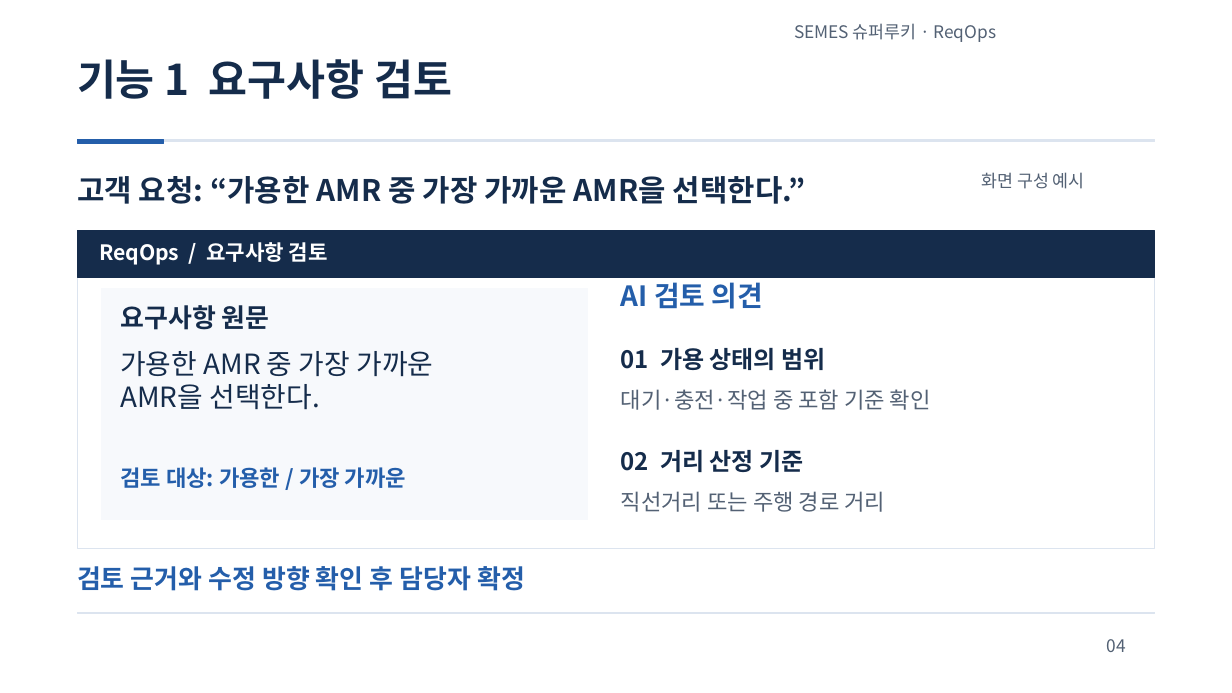
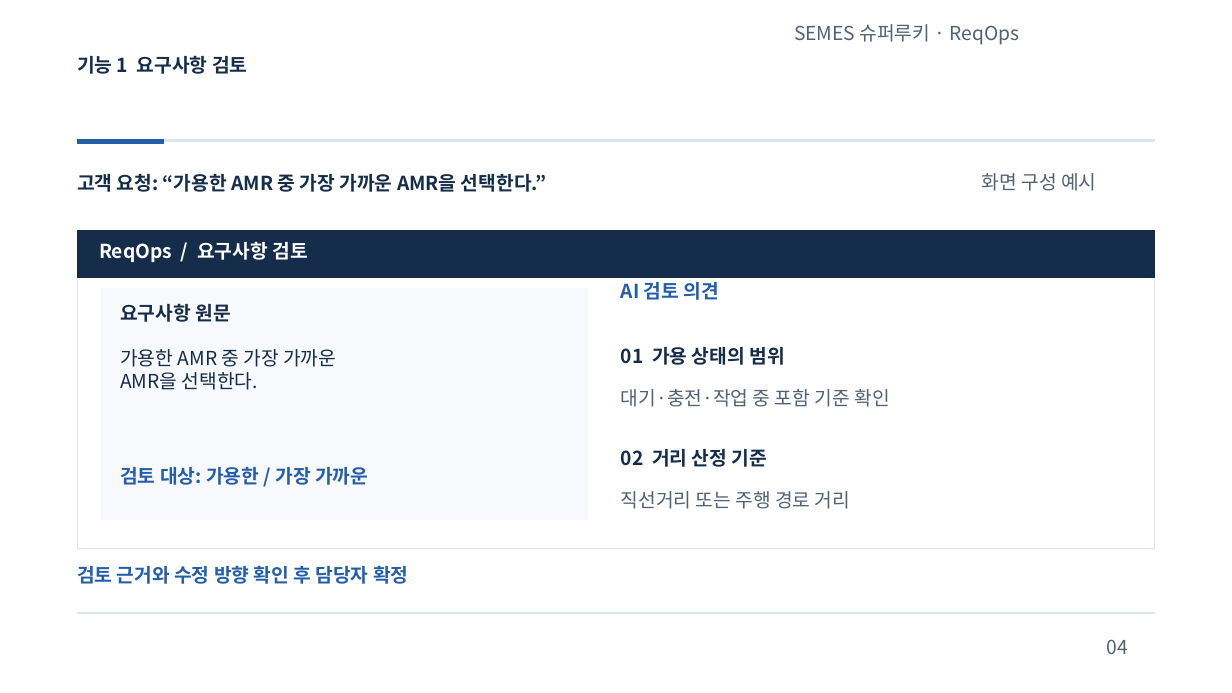
Before and after one commit to jihunhan98/semes-superrookie, a slide deck: slide 4 of docs/presentations/ReqOps_SuperRookie.pptx. Drawn at 1232x693 pixels with LibreOffice and Linux fonts; fonts in the diff are those of the drawing. Boxes give left, top, right and bottom in pixels: in the first picture for what was removed or moved away, otherwise in the second. Text is boxed around its words. In the diff, an @@ line names an element or a change of style, - is before the commit and + after.

```diff
--- a/docs/presentations/ReqOps_SuperRookie.pptx
+++ b/docs/presentations/ReqOps_SuperRookie.pptx
@@ text "기능 1 요구사항 검토" at bbox=[77, 55, 247, 74]: size 33 to 15 pt @@
@@ text "고객 요청: “가용한 AMR 중 ..." at bbox=[77, 174, 546, 192]: size 23.2 to 15 pt @@
@@ size 13.5 to 15 pt in 3 elements at bbox=[794, 24, 1020, 45], bbox=[1107, 639, 1128, 654], bbox=[982, 173, 1096, 191] @@
@@ text "ReqOps / 요구사항 검토" at bbox=[99, 241, 307, 262]: size 16.5 to 15 pt @@
@@ text "AI 검토 의견" at bbox=[621, 282, 719, 300]: size 21.8 to 15 pt @@
@@ text "요구사항 원문" at bbox=[120, 303, 230, 322]: size 20.2 to 15 pt @@
@@ text "가용한 AMR 중 가장 가까운" at bbox=[120, 349, 336, 390]: size 21.8 to 15 pt @@
@@ text "01 가용 상태의 범위" at bbox=[621, 347, 784, 365]: size 18.8 to 15 pt @@
@@ text "02 거리 산정 기준" at bbox=[621, 449, 767, 467]: size 18.8 to 15 pt @@
@@ size 17.2 to 15 pt in 3 elements at bbox=[120, 467, 368, 485], bbox=[621, 389, 889, 407], bbox=[621, 491, 850, 509] @@
@@ text "검토 근거와 수정 방향 확인 ..." at bbox=[77, 565, 408, 584]: size 20.2 to 15 pt @@
```
Also in this commit, not shown: 9 other slides changed.
